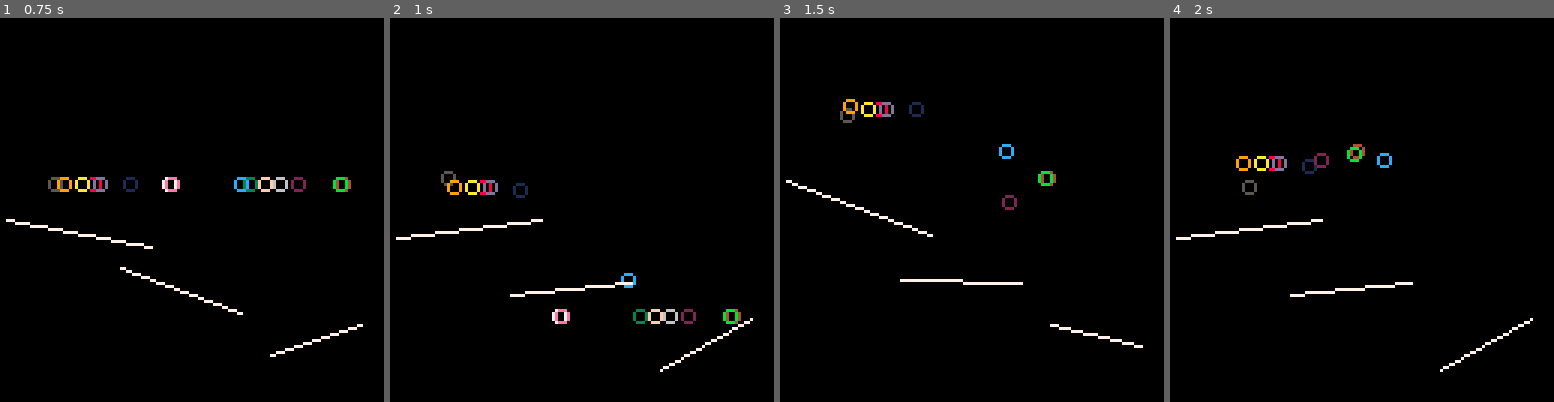
Above: before the commit, frames 1-4 (left to right).
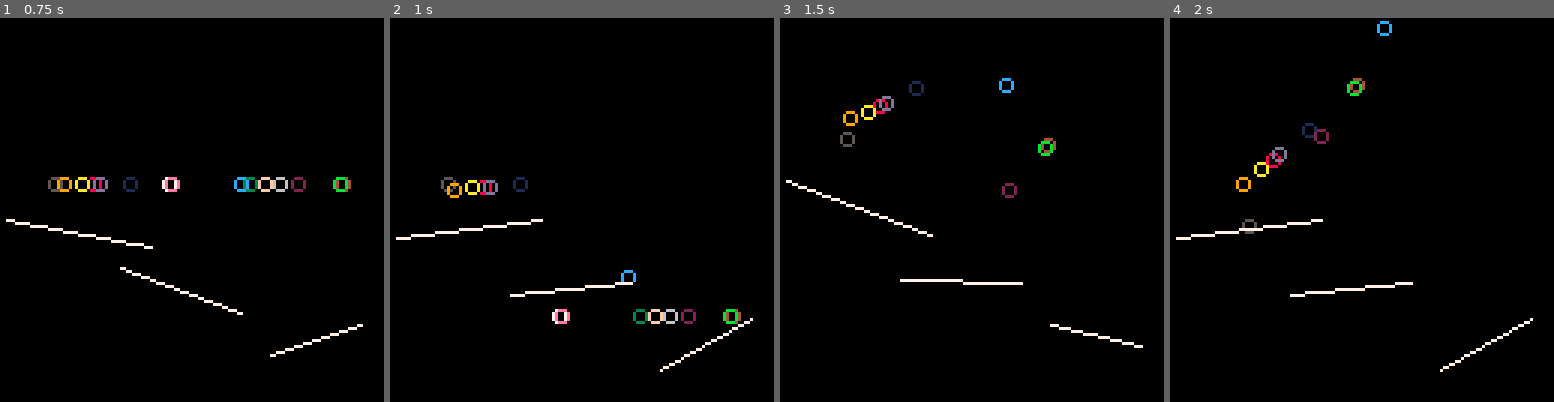
Above: after the commit, the same moments.

Repository: pixelrip/ball-platform-physics
Game: PICO-8 cartridge physics.p8
The game is run twice, just before and just after one commit, with the same random seed, the same clock (stepped at 60 frames per second) and the same inputs.
Inputs:
- Up to frame 1 (0.75 s): no input
- Up to frame 2 (1 s): no input
- Up to frame 3 (1.5 s): no input
- Up to frame 4 (2 s): no input

Frame 1 is identical in both runs. In frame 2, 0.4% of the frame differs, in the area x 13-65%, y 39-71%; in frame 3, 1.2%; in frame 4, 1.3%, in the area x 17-58%, y 0-57%.

Commit message:
add some velocity from the platform

Diff:
--- a/src/entities/ball.lua
+++ b/src/entities/ball.lua
@@ -44,12 +44,15 @@
 		local platform_y_at_ball = self:_check_collision(platform)
 
 		if platform_y_at_ball then
+			-- Calculate velocity at the balls x position on the platform
+			local t = (self.x - platform.x1) / (platform.x2 - platform.x1)
+			local platform_vy_at_ball = platform.vy1 + t * (platform.vy2 - platform.vy1)
 
 			-- Correct Position
 			self.y = platform_y_at_ball - self.r
 
 			-- simple collision response: invert y velocity
-			self.vy = _prev_vy * -platform.bounce
+			self.vy = _prev_vy * -platform.bounce + platform_vy_at_ball * 0.5 --Tuning factor
 
 			self.vx += platform.m * _prev_vy * 0.5 -- Tuning factor
 		end
--- a/src/entities/platform.lua
+++ b/src/entities/platform.lua
@@ -39,6 +39,9 @@
 end
 
 function Platform:update()
+	local prev_y1 = self.y1
+	local prev_y2 = self.y2
+
 	local t1 = t() * self.speed_y1
 	local t2 = t() * self.speed_y2
 	local y1_offset = cos(t1) * self.amplitude_y1
@@ -46,6 +49,10 @@
 
 	self.y1 = self.base_y1 + y1_offset
 	self.y2 = self.base_y2 + y2_offset
+
+	-- Calculate a velocity at each endpoint
+	self.vy1 = self.y1 - prev_y1
+	self.vy2 = self.y2 - prev_y2
 
 	self.lowest_y = max(self.y1, self.y2)
 	self.m = get_slope(self.x1, self.y1, self.x2, self.y2)
